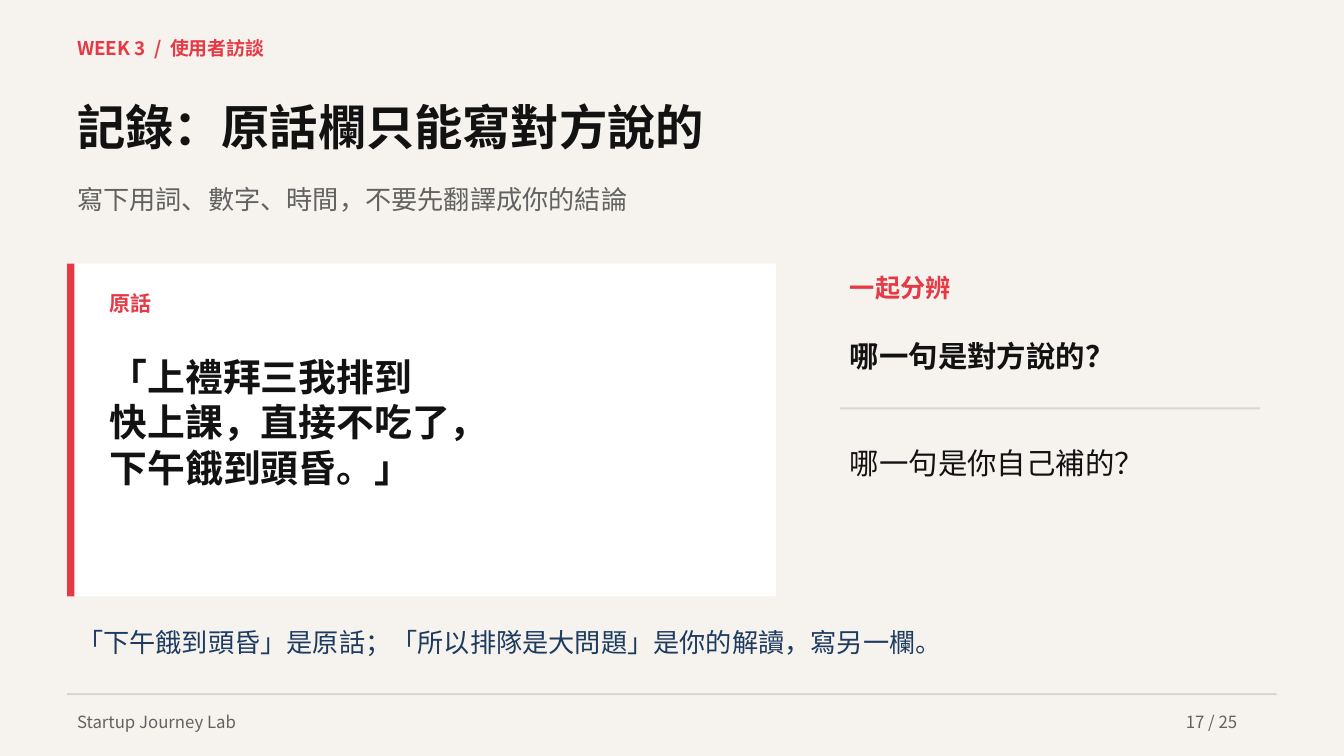
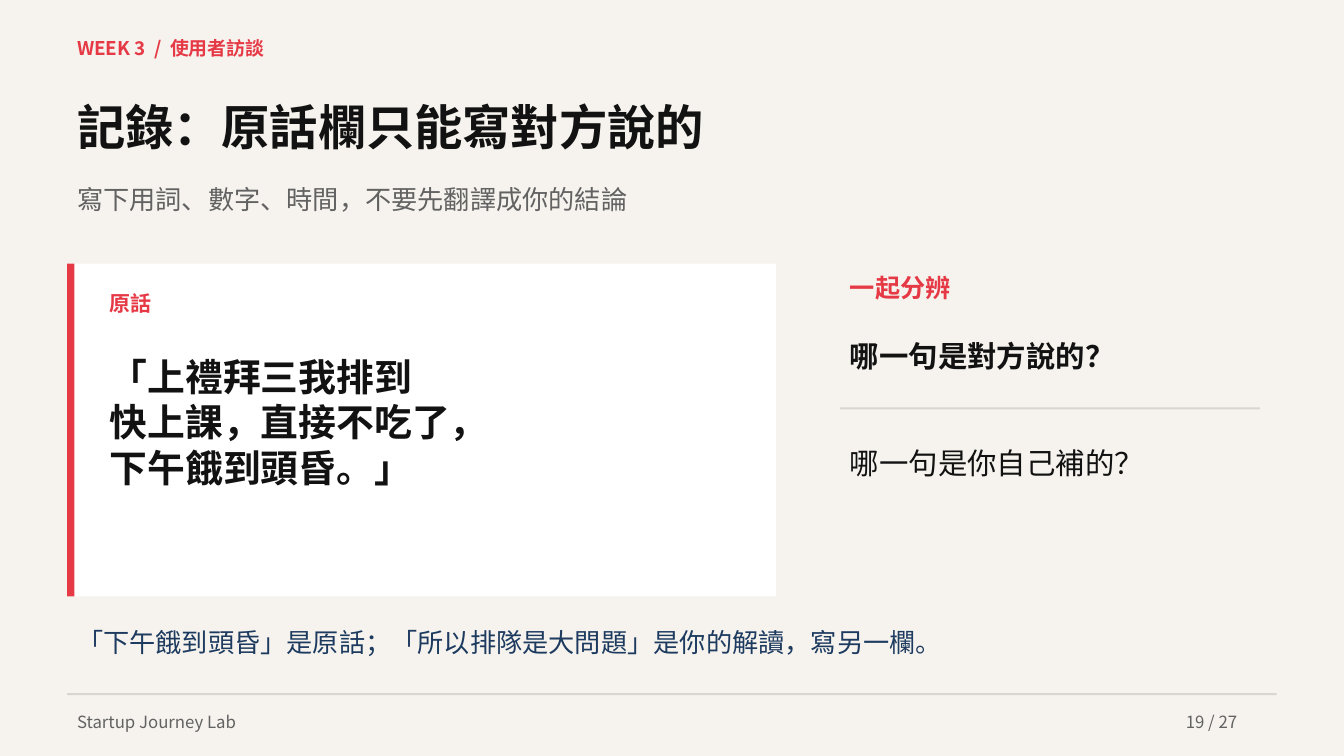
Before and after one commit to hpyuan1220/startup-journey-lab-app, a slide deck: slide 19 of materials/Week3_教學簡報.pptx (slide 17 before the commit). Drawn at 1344x756 pixels with LibreOffice and Linux fonts; fonts in the diff are those of the drawing. Boxes give left, top, right and bottom in pixels: in the first picture for what was removed or moved away, otherwise in the second. Text is boxed around its words. In the diff, an @@ line names an element or a change of style, - is before the commit and + after.

```diff
--- a/materials/Week3_教學簡報.pptx
+++ b/materials/Week3_教學簡報.pptx
@@ text at (1186,715,1238,728): text changed @@
-17 / 25
+19 / 27
```
Also in this commit, not shown: 24 other slides changed, 2 slides added, 15 other files.
